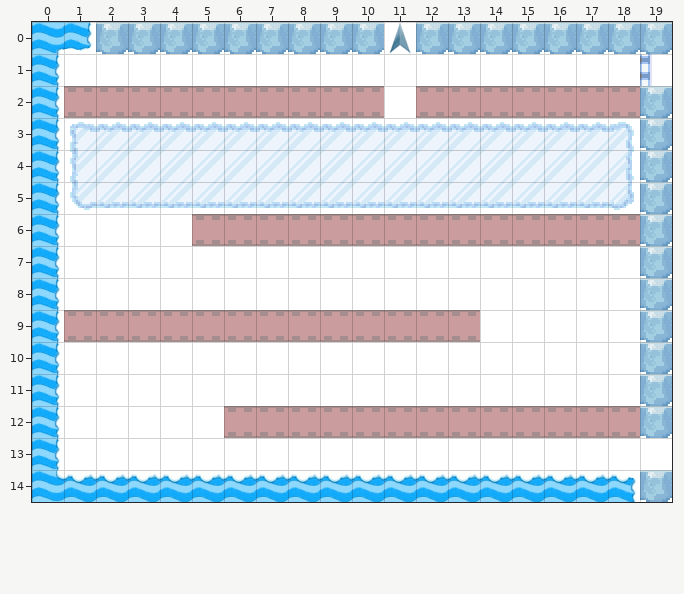
Tiled map -- Ressources/Maps/niveau 2 (level 1)/sceneLevel1Boss.tmx. Above is the file before it was changed.
Cells are 32x32 px. Shown: x 0..19, y 0..14.
And afterwards:
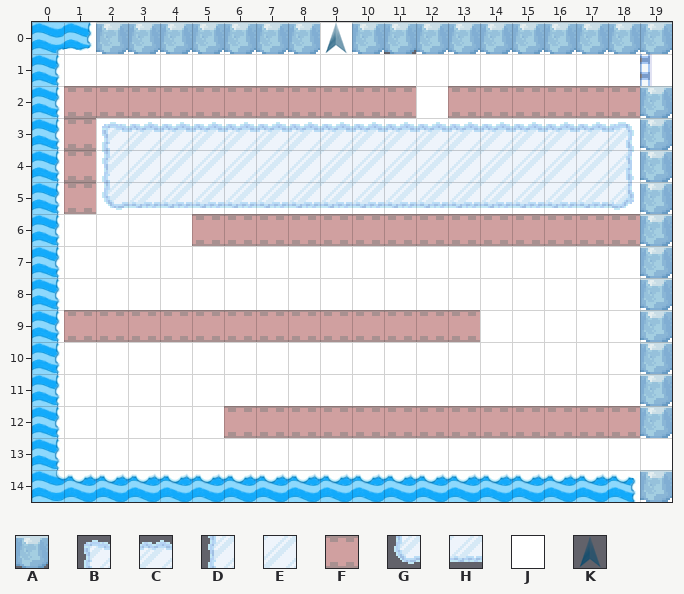
Key: from "Ice_tiles": A 38, B 47, C 48, D 57, E 58, F 62, G 67, H 68, J 115, K 118.
_ is an empty cell, . an unchanged one.
Tiles of an added or newly shown layer are drawn over the layers below it.
Edits made:
--- layer "Base"
@@ x 1..12 @@
- 2 ..........._
- 3 J...........
- 4 J_..........
- 5 J...........
+ 2 ...........J
+ 3 _...........
+ 4 _J..........
+ 5 _...........
--- layer "Walls_Blocks"
@@ x 9..11 @@
- 0 A._
+ 0 _.A
--- layer "Snow_Surface" (now hidden)
@@ x 11..11 @@
- 0 J
+ 0 _
@@ x 11..11 @@
- 2 J
+ 2 _
--- layer "Ice_Surface"
@@ x 1..2 @@
- 3 BC
- 4 DE
- 5 GH
+ 3 _B
+ 4 _D
+ 5 _G
--- layer "Scene_End"
@@ x 9..11 @@
- 0 _.K
+ 0 K._
--- layer "Fire_Blocks"
@@ x 12..12 @@
- 2 F
+ 2 _
--- layer "Stone_Blocks" (added)
@@ x 1..11 @@
- 2 .........._
- 3 _..........
- 4 _..........
- 5 _..........
+ 2 ..........F
+ 3 F..........
+ 4 F..........
+ 5 F..........
Boxes around the changes in both pictures, in picture pixels (x1, y1, x2, y2):
changed: (320, 22, 352, 54)
changed: (384, 22, 416, 54)
changed: (384, 86, 448, 118)
changed: (64, 118, 128, 214)
